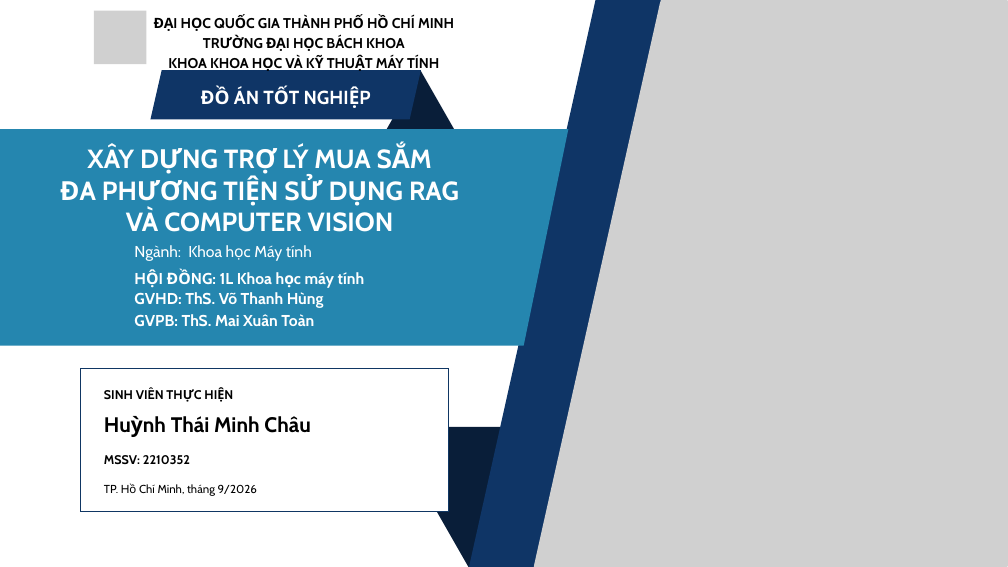
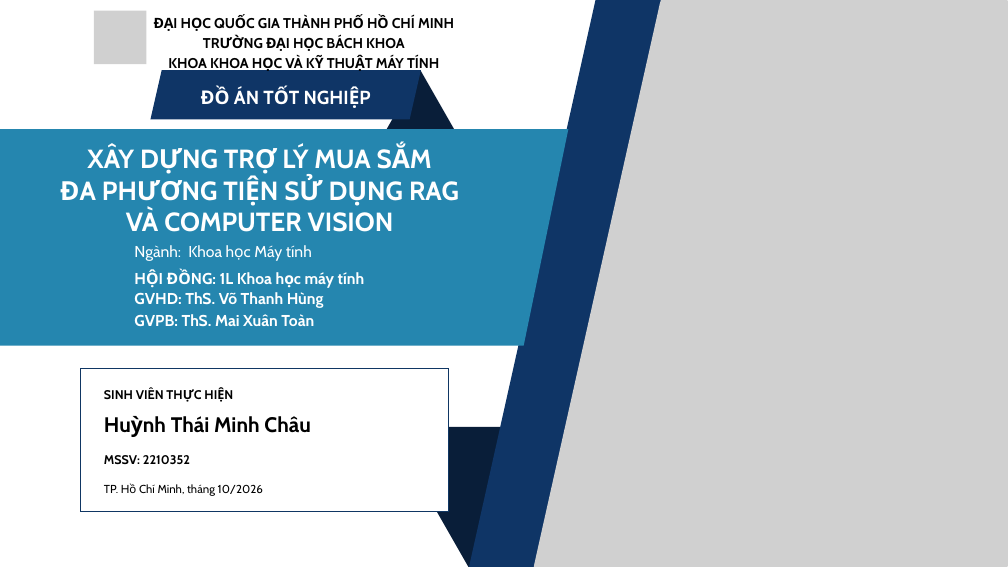
Before and after one commit to Chau134/DATN_HK253, a slide deck: slide 1 of presentation/Presentation.pptx. Drawn at 1008x567 pixels with LibreOffice and Linux fonts; fonts in the diff are those of the drawing; grey boxes stand for pictures. Boxes give left, top, right and bottom in pixels: in the first picture for what was removed or moved away, otherwise in the second. Text is boxed around its words. In the diff, an @@ line names an element or a change of style, - is before the commit and + after.

```diff
--- a/presentation/Presentation.pptx
+++ b/presentation/Presentation.pptx
@@ text at (x1=104, y1=484, x2=263, y2=496): text changed @@
-TP. Hồ Chí Minh, tháng 9/2026
+TP. Hồ Chí Minh, tháng 10/2026
```
Also in this commit, not shown: 1 slide removed, 33 other files.
